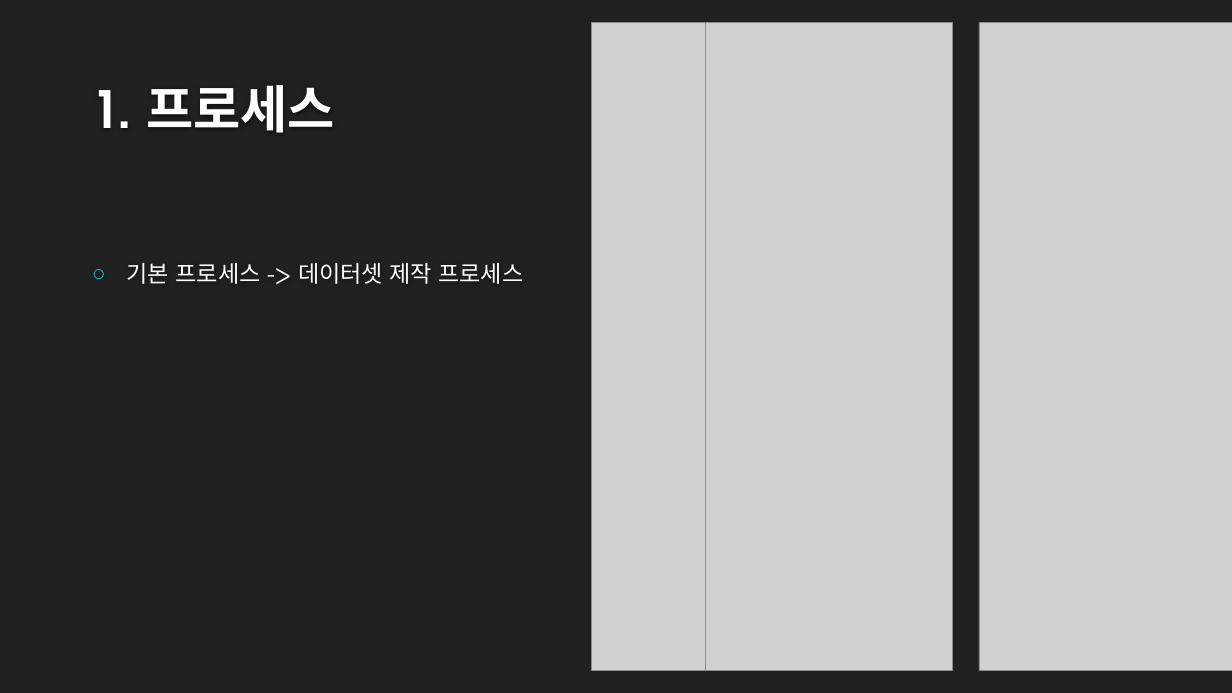
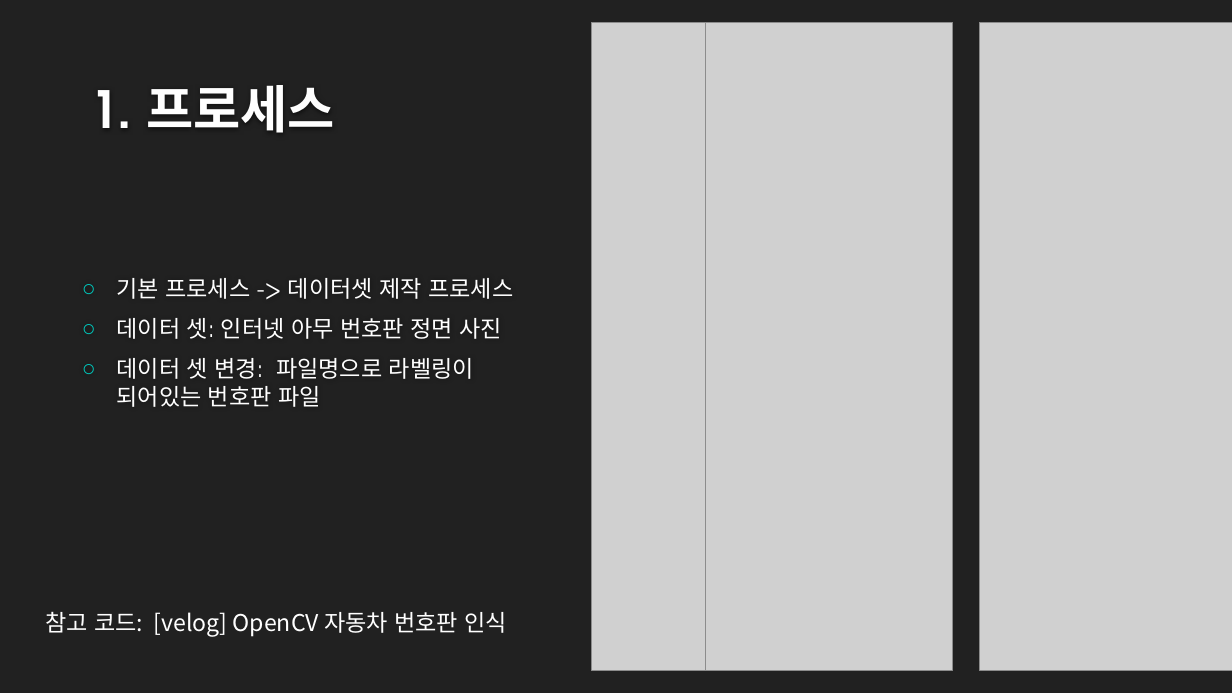
Before and after one commit to namnamu/Car_license_plate_recognition, a slide deck: slide 3 of 번호판 인식 모델 개발.pptx. Drawn at 1232x693 pixels with LibreOffice and Linux fonts; fonts in the diff are those of the drawing; grey boxes stand for pictures; background and template pictures are left out. Boxes give left, top, right and bottom in pixels: in the first picture for what was removed or moved away, otherwise in the second. Text is boxed around its words. In the diff, an @@ line names an element or a change of style, - is before the commit and + after.

```diff
--- a/번호판 인식 모델 개발.pptx
+++ b/번호판 인식 모델 개발.pptx
@@ text removed at [127, 263, 523, 284] @@
-○ 기본 프로세스 -> 데이터셋 제작 프로세스
@@ text added at [117, 278, 513, 407], 18 pt, text #FFFFFF @@
+○ 기본 프로세스 -> 데이터셋 제작 프로세스
+○ 데이터 셋: 인터넷 아무 번호판 정면 사진
+○ 데이터 셋 변경: 파일명으로 라벨링이 되어있는 번호판 파일
@@ text added at [45, 612, 508, 637], 18 pt, text #FFFFFF @@
+참고 코드: [velog] OpenCV 자동차 번호판 인식
```
Also in this commit, not shown: 6 other slides changed, 2 other files.
